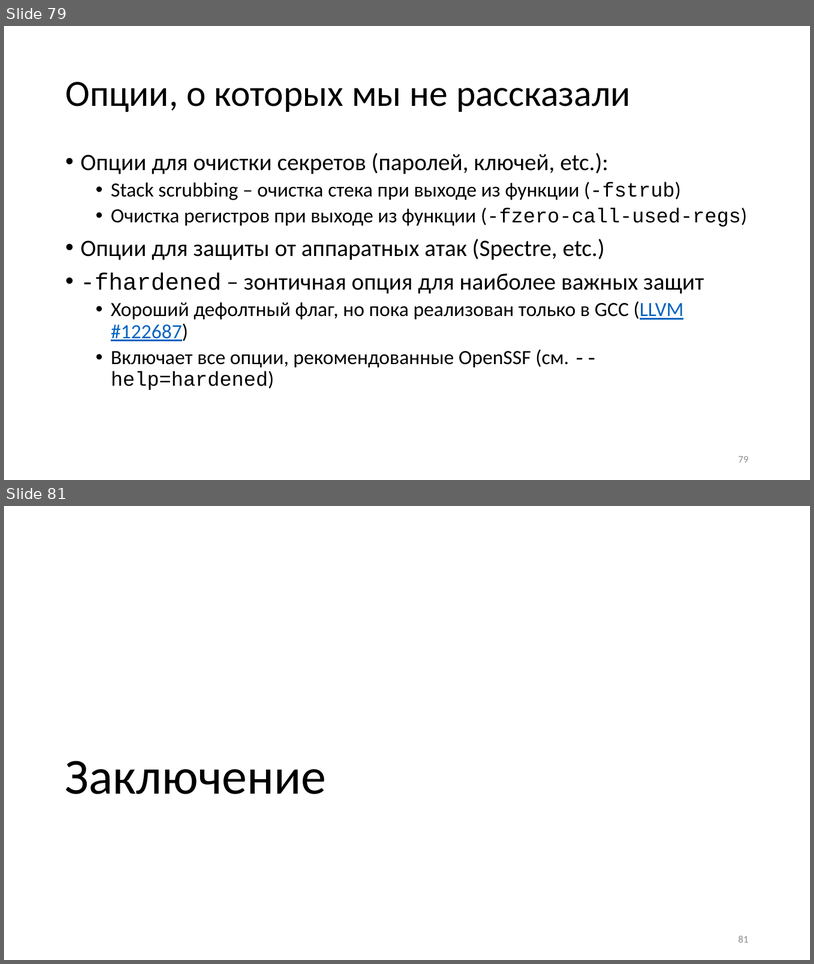
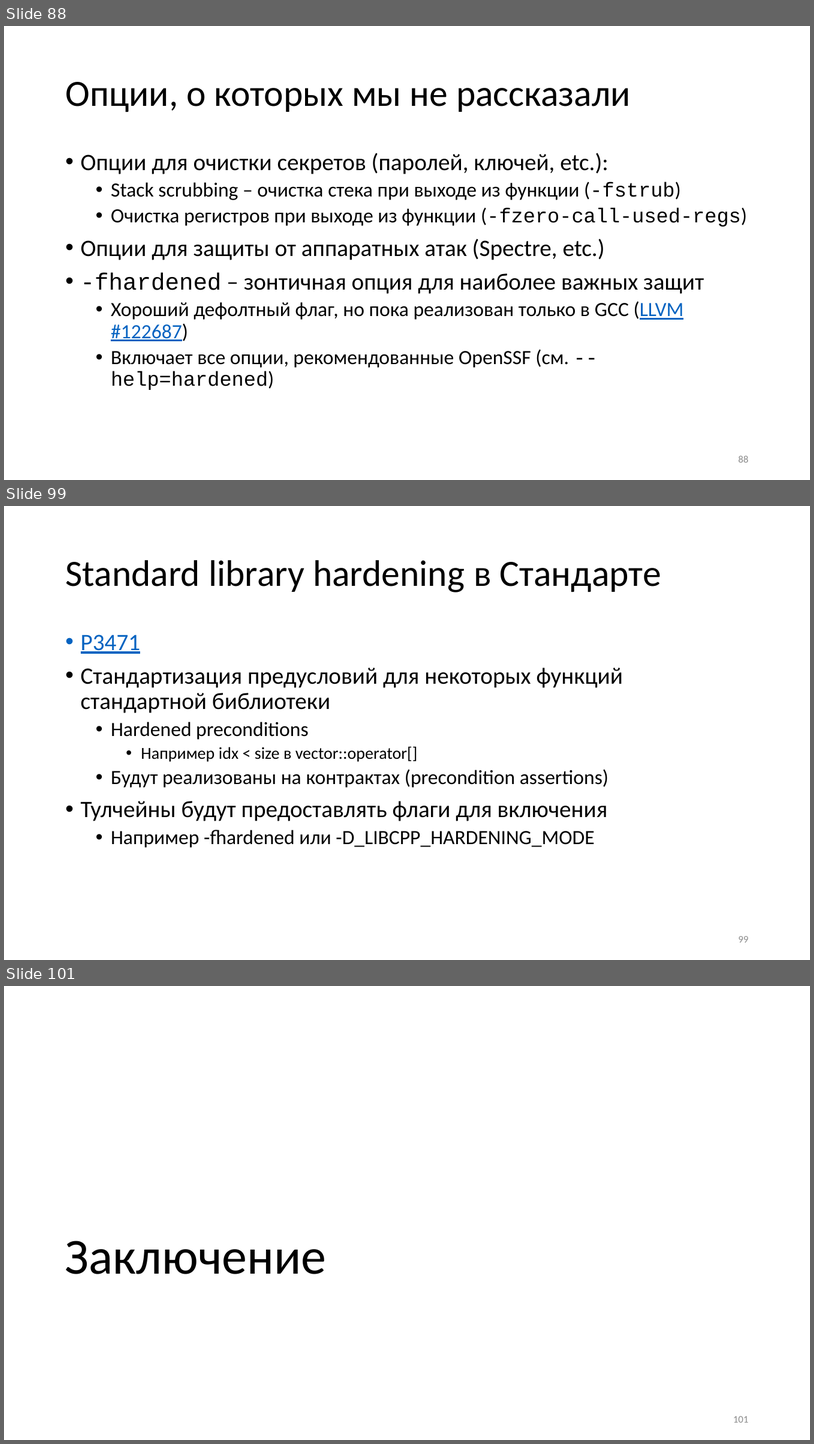
Before and after one commit to yugr/slides, a slide deck: CppZeroCost/2025/RU.pptx. Shown one above the other, each under a label of ours: slides 79 and 81 before the commit, slides 88, 99 and 101 after it; the slides between them are not shown. The pictures are 814x964 and 814x1444 pixels, drawn with LibreOffice and Linux fonts; fonts in the diff are those of the drawing. Boxes give left, top, right and bottom in pixels: in the first picture for what was removed or moved away, otherwise in the second. Text is boxed around its words. In the diff, an @@ line names an element or a change of style, - is before the commit and + after.

```diff
--- a/CppZeroCost/2025/RU.pptx
+++ b/CppZeroCost/2025/RU.pptx
@@ slide 99 added at <box>4,506,810,960</box>, background #FFFFFF @@
@@ title added at <box>65,560,662,592</box>, 44 pt, text #000000 @@
+Standard library hardening в Стандарте
@@ text added at <box>81,634,624,847</box>, 24 pt, text #000000 @@
+• P3471
+• Стандартизация предусловий для некоторых функций стандартной библиотеки
+  • Hardened preconditions
+    • Например idx < size в vector::operator[]
+  • Будут реализованы на контрактах (precondition assertions)
+• Тулчейны будут предоставлять флаги для включения
+  • Например -fhardened или -D_LIBCPP_HARDENING_MODE
@@ page number added at <box>738,936,749,942</box>, 12 pt, text #8C8C8C @@
+99
@@ what was slide 79 is now slide 88 @@
@@ page number at <box>738,455,749,462</box>: text changed @@
-79
+88
@@ what was slide 81 is now slide 101 @@
@@ page number at <box>734,1416,749,1422</box>: text changed @@
-81
+101
```
Also in this commit, not shown: 2 slides changed, 20 other slides added, 2 other files.
